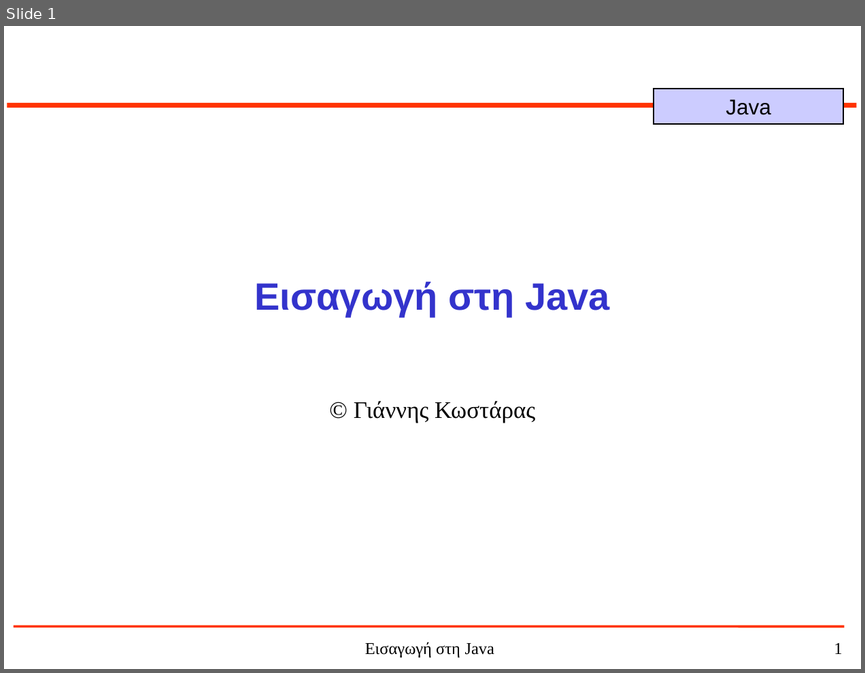
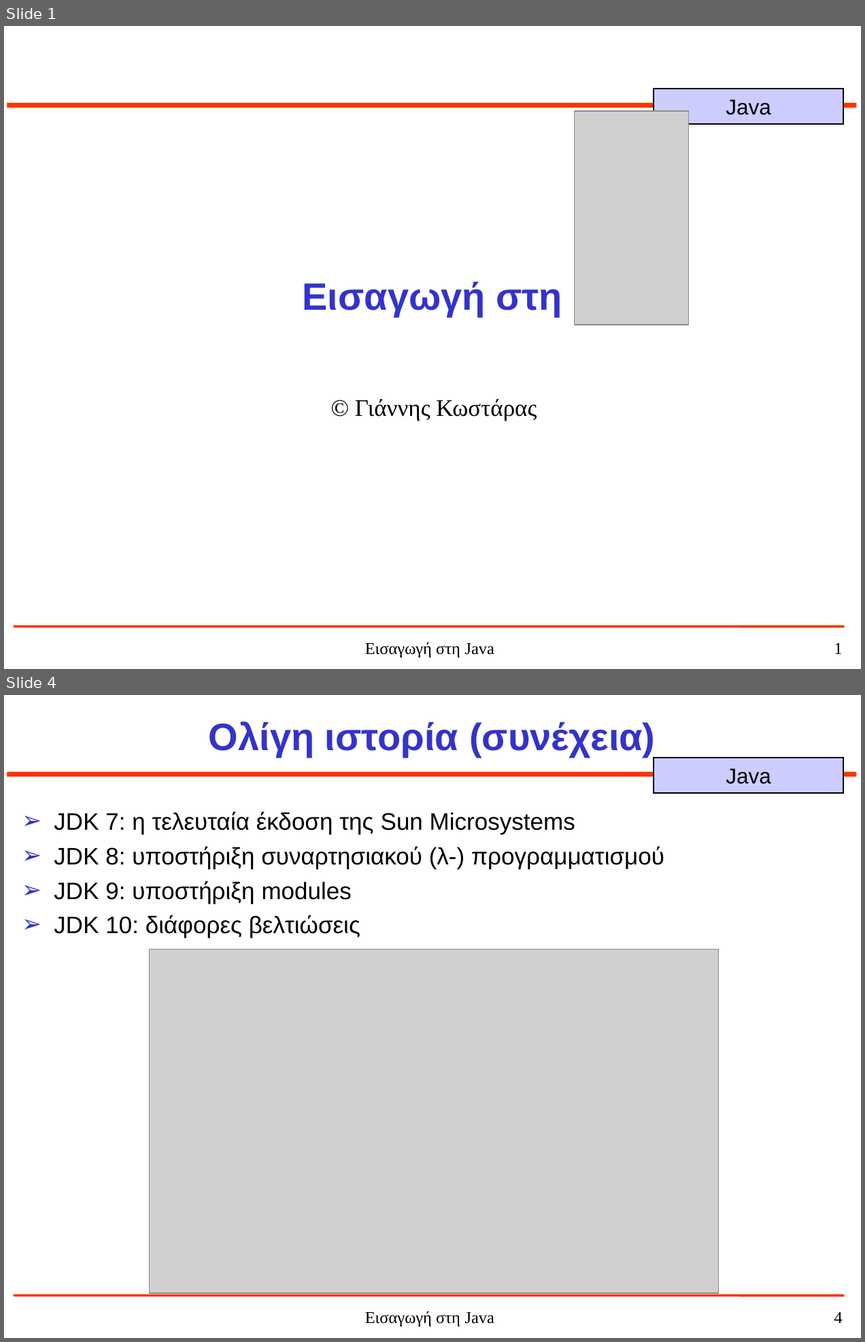
Before and after one commit to jkost/jkost.github.io, a slide deck: Java/slides/1-JavaHistory.ppt. Shown one above the other, each under a label of ours: slide 1 before the commit, slides 1 and 4 after it; the slides between them are not shown. The pictures are 865x673 and 865x1342 pixels, drawn with LibreOffice and Linux fonts; fonts in the diff are those of the drawing; grey boxes stand for pictures. Boxes give left, top, right and bottom in pixels: in the first picture for what was removed or moved away, otherwise in the second. Text is boxed around its words. In the diff, an @@ line names an element or a change of style, - is before the commit and + after.

```diff
--- a/Java/slides/1-JavaHistory.ppt
+++ b/Java/slides/1-JavaHistory.ppt
@@ slide 4 added at bbox=[4, 695, 861, 1338], background #FFFFFF; not listed: 5 template elements that a slide beside it also shows @@
@@ title added at bbox=[209, 722, 655, 758], 32 pt, text #3333CC, bold @@
+Ολίγη ιστορία (συνέχεια)
@@ text added at bbox=[54, 811, 664, 938], 20 pt, text #000000 @@
+➢ JDK 7: η τελευταία έκδοση της Sun Microsystems
+➢ JDK 8: υποστήριξη συναρτησιακού (λ-) προγραμματισμού
+➢ JDK 9: υποστήριξη modules
+➢ JDK 10: διάφορες βελτιώσεις
@@ picture added at bbox=[149, 949, 718, 1292] @@
@@ slide 1 changed as well @@
@@ picture added at bbox=[574, 111, 689, 324] @@
@@ title at bbox=[302, 281, 562, 317]: text changed @@
-Εισαγωγή στη Java
+Εισαγωγή στη
@@ subtitle "© Γιάννης Κωστάρας": place and size @@
-subtitle "© Γιάννης Κωστάρας" at bbox=[354, 401, 535, 423]
+subtitle "© Γιάννης Κωστάρας" at bbox=[355, 399, 536, 420]
```
Also in this commit, not shown: 7 other slides added, 37 slides removed, 2 other files.
